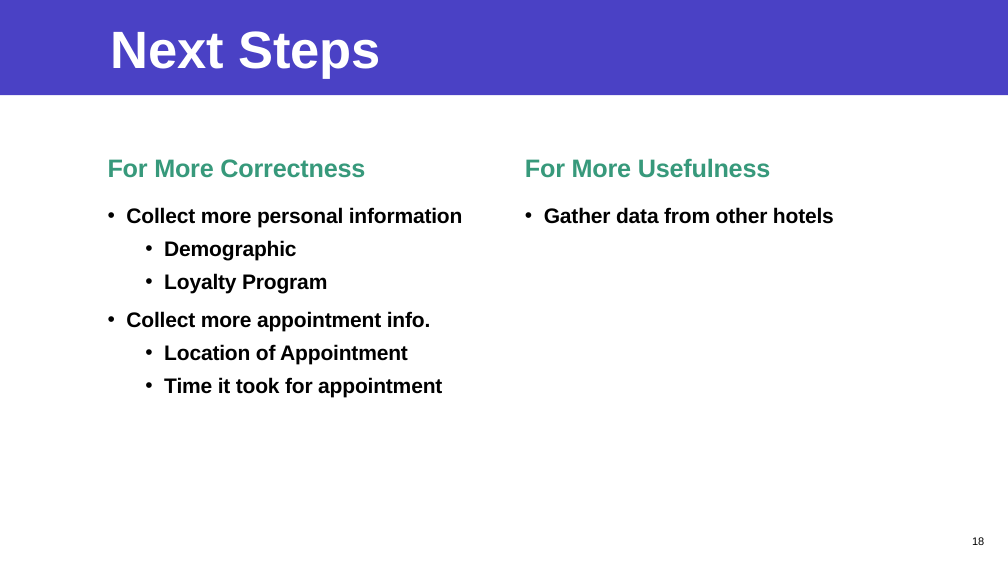
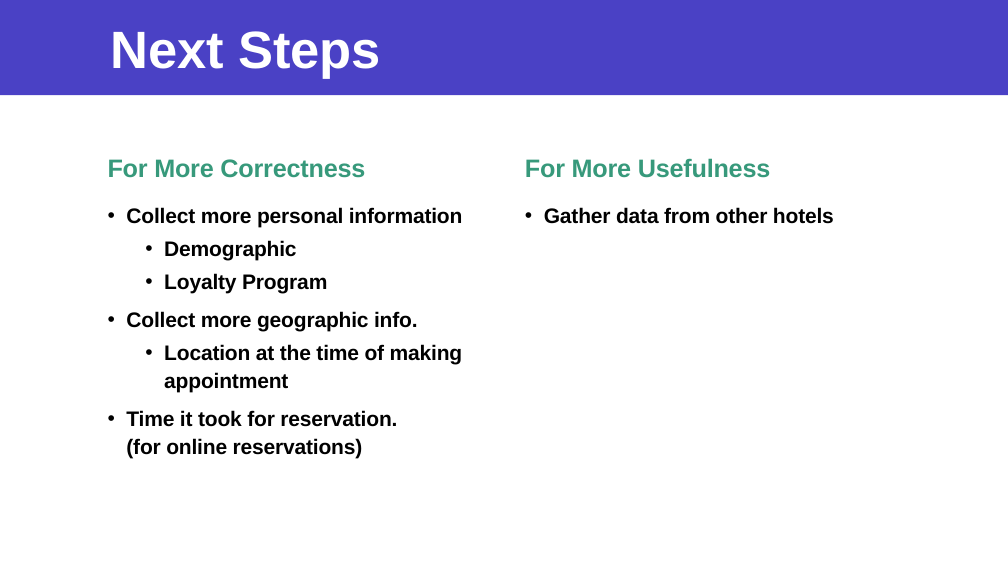
Before and after one commit to jaeheonk817/Project__Predicting-Hotel-Reservation-Cancellations, a slide deck: slide 23 of powerpoint.pptx (slide 18 before the commit). Drawn at 1008x567 pixels with LibreOffice and Linux fonts; fonts in the diff are those of the drawing. Boxes give left, top, right and bottom in pixels: in the first picture for what was removed or moved away, otherwise in the second. Text is boxed around its words. In the diff, an @@ line names an element or a change of style, - is before the commit and + after.

```diff
--- a/powerpoint.pptx
+++ b/powerpoint.pptx
@@ text at [126, 311, 463, 458]: text changed @@
-• Collect more appointment info.
-  • Location of Appointment
-  • Time it took for appointment
+• Collect more geographic info.
+  • Location at the time of making appointment
+• Time it took for reservation. (for online reservations)
@@ page number removed at [972, 537, 984, 545] @@
-18
```
Also in this commit, not shown: 13 other slides changed, 5 slides added, 22 other files.
